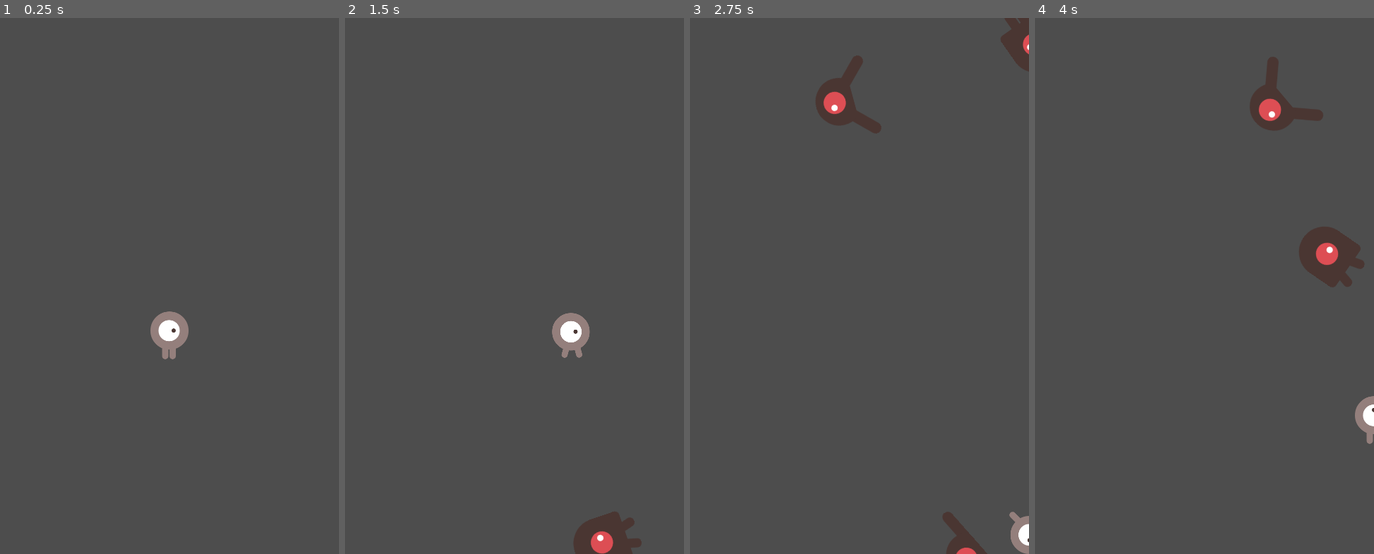
Above: before the commit, frames 1-4 (left to right).
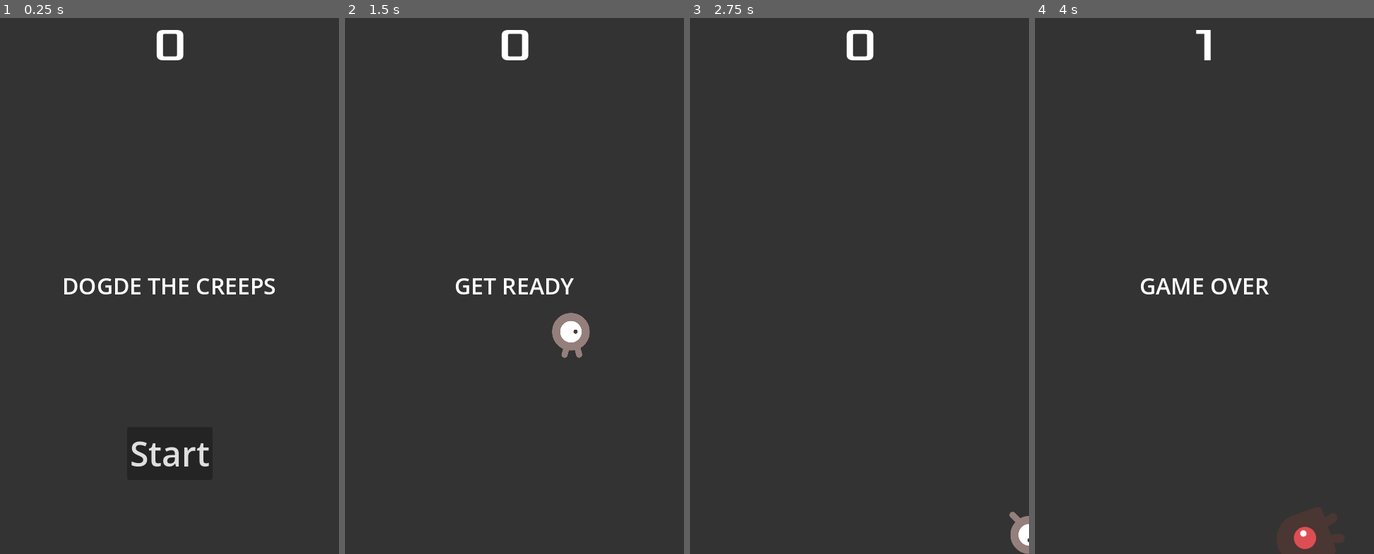
Above: after the commit, the same moments.

Repository: birdsrunningmedia-art/dodge-the-creeps
Game: Godot game, scene res://scenes/main.tscn
Same seed, same stepped clock (60 frames per second), same inputs: the game is played once before the commit and once after it.
Inputs (mouse positions are in pixels of both pictures, inside the frame that each line leads up to):
- Up to frame 1 (0.25 s): no input
- Up to frame 2 (1.5 s): click (514, 452) at 0.5 s, where only the run after the commit has a clickable "Start"; hold Right (move_right) from 1.28 s (still down)
- Up to frame 3 (2.75 s): release Right (move_right) at 2.03 s; hold Down (move_down) from 2.03 s (still down)
- Up to frame 4 (4 s): release Down (move_down) at 2.78 s; hold Right (move_right) 2.78-3.53 s; hold Up (move_up) from 3.53 s (still down)

The runs differ from the first frame. In frame 1, 100% of the frame differs, in the area x 0-100%, y 0-100%; in frame 2, 98%; in frame 3, 98%; in frame 4, 98%.

Commit message:
finished the 2d game

Diff:
--- a/project.godot
+++ b/project.godot
@@ -26,24 +26,38 @@
 "deadzone": 0.2,
 "events": [Object(InputEventKey,"resource_local_to_scene":false,"resource_name":"","device":0,"window_id":0,"alt_presse …(194 unchanged characters)…
 , Object(InputEventKey,"resource_local_to_scene":false,"resource_name":"","device":0,"window_id":0,"alt_pressed":false,"shift_pressed":false,"ctrl_pressed":false,"meta_pressed":false,"pressed":false,"keycode":0,"physical_keycode":68,"key_label":0,"unicode":0,"location":0,"echo":false,"script":null)
+, null, null, Object(InputEventJoypadButton,"resource_local_to_scene":false,"resource_name":"","device":-1,"button_index":14,"pressure":0.0,"pressed":false,"script":null)
+, null, Object(InputEventJoypadMotion,"resource_local_to_scene":false,"resource_name":"","device":-1,"axis":0,"axis_value":1.0,"script":null)
 ]
 }
 move_left={
 "deadzone": 0.2,
 "events": [Object(InputEventKey,"resource_local_to_scene":false,"resource_name":"","device":0,"window_id":0,"alt_presse …(194 unchanged characters)…
 , Object(InputEventKey,"resource_local_to_scene":false,"resource_name":"","device":0,"window_id":0,"alt_pressed":false,"shift_pressed":false,"ctrl_pressed":false,"meta_pressed":false,"pressed":false,"keycode":0,"physical_keycode":65,"key_label":0,"unicode":0,"location":0,"echo":false,"script":null)
+, Object(InputEventJoypadButton,"resource_local_to_scene":false,"resource_name":"","device":-1,"button_index":13,"pressure":0.0,"pressed":false,"script":null)
+, Object(InputEventJoypadMotion,"resource_local_to_scene":false,"resource_name":"","device":-1,"axis":0,"axis_value":-1.0,"script":null)
 ]
 }
 move_up={
 "deadzone": 0.2,
 "events": [Object(InputEventKey,"resource_local_to_scene":false,"resource_name":"","device":0,"window_id":0,"alt_presse …(194 unchanged characters)…
 , Object(InputEventKey,"resource_local_to_scene":false,"resource_name":"","device":0,"window_id":0,"alt_pressed":false,"shift_pressed":false,"ctrl_pressed":false,"meta_pressed":false,"pressed":false,"keycode":0,"physical_keycode":87,"key_label":0,"unicode":0,"location":0,"echo":false,"script":null)
+, Object(InputEventJoypadButton,"resource_local_to_scene":false,"resource_name":"","device":-1,"button_index":11,"pressure":0.0,"pressed":false,"script":null)
+, Object(InputEventJoypadMotion,"resource_local_to_scene":false,"resource_name":"","device":-1,"axis":1,"axis_value":-1.0,"script":null)
 ]
 }
 move_down={
 "deadzone": 0.2,
 "events": [Object(InputEventKey,"resource_local_to_scene":false,"resource_name":"","device":0,"window_id":0,"alt_presse …(194 unchanged characters)…
 , Object(InputEventKey,"resource_local_to_scene":false,"resource_name":"","device":0,"window_id":0,"alt_pressed":false,"shift_pressed":false,"ctrl_pressed":false,"meta_pressed":false,"pressed":false,"keycode":0,"physical_keycode":83,"key_label":0,"unicode":0,"location":0,"echo":false,"script":null)
+, Object(InputEventJoypadButton,"resource_local_to_scene":false,"resource_name":"","device":-1,"button_index":12,"pressure":0.0,"pressed":false,"script":null)
+, Object(InputEventJoypadMotion,"resource_local_to_scene":false,"resource_name":"","device":-1,"axis":1,"axis_value":1.0,"script":null)
+]
+}
+start_game={
+"deadzone": 0.2,
+"events": [Object(InputEventKey,"resource_local_to_scene":false,"resource_name":"","device":0,"window_id":0,"alt_pressed":false,"shift_pressed":false,"ctrl_pressed":false,"meta_pressed":false,"pressed":false,"keycode":0,"physical_keycode":4194309,"key_label":0,"unicode":0,"location":0,"echo":false,"script":null)
+, Object(InputEventJoypadButton,"resource_local_to_scene":false,"resource_name":"","device":-1,"button_index":3,"pressure":0.0,"pressed":false,"script":null)
 ]
 }
 
--- /dev/null
+++ b/scenes/hud.tscn
@@ -0,0 +1,70 @@
+[gd_scene format=3 uid="uid://evu3qt6xiud"]
+
+[ext_resource type="FontFile" uid="uid://djwrv5oc6n8s" path="res://fonts/Xolonium-Regular.ttf" id="1_ahhtf"]
+[ext_resource type="Script" uid="uid://7txima81wrl" path="res://scripts/hud.gd" id="1_oo0fn"]
+
+[sub_resource type="InputEventAction" id="InputEventAction_oo0fn"]
+action = &"start_game"
+
+[sub_resource type="Shortcut" id="Shortcut_5ysmq"]
+events = [SubResource("InputEventAction_oo0fn")]
+
+[node name="HUD" type="CanvasLayer" unique_id=174642371]
+script = ExtResource("1_oo0fn")
+
+[node name="ScoreLabel" type="Label" parent="." unique_id=1482316171]
+anchors_preset = 5
+anchor_left = 0.5
+anchor_right = 0.5
+offset_left = -22.5
+offset_right = 22.5
+offset_bottom = 78.0
+grow_horizontal = 2
+theme_override_fonts/font = ExtResource("1_ahhtf")
+theme_override_font_sizes/font_size = 64
+text = "0"
+horizontal_alignment = 1
+vertical_alignment = 1
+
+[node name="Message" type="Label" parent="." unique_id=45413742]
+custom_minimum_size = Vector2(480, 100)
+anchors_preset = 8
+anchor_left = 0.5
+anchor_top = 0.5
+anchor_right = 0.5
+anchor_bottom = 0.5
+offset_left = -120.0
+offset_top = -11.5
+offset_right = 120.0
+offset_bottom = 11.5
+grow_horizontal = 2
+grow_vertical = 2
+theme_override_font_sizes/font_size = 32
+text = "Dogde The Creeps"
+horizontal_alignment = 1
+vertical_alignment = 1
+autowrap_mode = 2
+uppercase = true
+
+[node name="StartButton" type="Button" parent="." unique_id=847287089]
+anchors_preset = 7
+anchor_left = 0.5
+anchor_top = 1.0
+anchor_right = 0.5
+anchor_bottom = 1.0
+offset_left = -60.5
+offset_top = -180.0
+offset_right = 60.5
+offset_bottom = -105.0
+grow_horizontal = 2
+grow_vertical = 0
+theme_override_font_sizes/font_size = 48
+shortcut = SubResource("Shortcut_5ysmq")
+text = "Start"
+
+[node name="MessageTimer" type="Timer" parent="." unique_id=1848808734]
+wait_time = 2.0
+one_shot = true
+
+[connection signal="pressed" from="StartButton" to="." method="_on_start_button_pressed"]
+[connection signal="timeout" from="MessageTimer" to="." method="_on_message_timer_timeout"]
--- a/scenes/main.tscn
+++ b/scenes/main.tscn
@@ -3,6 +3,9 @@
 [ext_resource type="PackedScene" uid="uid://c8jt4xu7ehfhf" path="res://scenes/player.tscn" id="1_o5qli"]
 [ext_resource type="Script" uid="uid://b0xxj0ibdu4fu" path="res://scripts/main.gd" id="1_sugp2"]
 [ext_resource type="PackedScene" uid="uid://wxffv4cvmwg1" path="res://scenes/mob.tscn" id="2_jyhfs"]
+[ext_resource type="PackedScene" uid="uid://evu3qt6xiud" path="res://scenes/hud.tscn" id="4_jyhfs"]
+[ext_resource type="AudioStream" uid="uid://b4wlvdgacbqgh" path="res://art/House In a Forest Loop.ogg" id="5_tefeu"]
+[ext_resource type="AudioStream" uid="uid://dhvk34e70eme4" path="res://art/gameover.wav" id="6_o6xl0"]
 
 [sub_resource type="Curve2D" id="Curve2D_0wfyh"]
 _data = {
@@ -14,6 +17,20 @@
 script = ExtResource("1_sugp2")
 mob_scene = ExtResource("2_jyhfs")
 
+[node name="ColorRect" type="ColorRect" parent="." unique_id=1202571100]
+anchors_preset = 8
+anchor_left = 0.5
+anchor_top = 0.5
+anchor_right = 0.5
+anchor_bottom = 0.5
+offset_left = -240.0
+offset_top = -380.0
+offset_right = 240.0
+offset_bottom = 380.0
+grow_horizontal = 2
+grow_vertical = 2
+color = Color(0.2, 0.2, 0.2, 1)
+
 [node name="Player" parent="." unique_id=1661479386 instance=ExtResource("1_o5qli")]
 
 [node name="StartPosition" type="Marker2D" parent="." unique_id=697858215]
@@ -21,7 +38,6 @@
 
 [node name="MobTimer" type="Timer" parent="." unique_id=986612066]
 wait_time = 0.5
-autostart = true
 
 [node name="ScoreTimer" type="Timer" parent="." unique_id=1798340413]
 
@@ -36,7 +52,16 @@
 position = Vector2(-7, -6)
 rotation = 0.008230267
 
+[node name="HUD" parent="." unique_id=174642371 instance=ExtResource("4_jyhfs")]
+
+[node name="Music" type="AudioStreamPlayer2D" parent="." unique_id=816312089]
+stream = ExtResource("5_tefeu")
+
+[node name="DeathSound" type="AudioStreamPlayer2D" parent="." unique_id=1009179527]
+stream = ExtResource("6_o6xl0")
+
 [connection signal="hit" from="Player" to="." method="game_over"]
 [connection signal="timeout" from="MobTimer" to="." method="_on_mob_timer_timeout"]
 [connection signal="timeout" from="ScoreTimer" to="." method="_on_score_timer_timeout"]
 [connection signal="timeout" from="StartTimer" to="." method="_on_start_timer_timeout"]
+[connection signal="start_game" from="HUD" to="." method="new_game"]
--- a/scenes/mob.tscn
+++ b/scenes/mob.tscn
@@ -62,7 +62,7 @@
 	pass
 "
 
-[node name="Mob" type="RigidBody2D" unique_id=1223672002]
+[node name="Mob" type="RigidBody2D" unique_id=1223672002 groups=["mobs"]]
 collision_mask = 0
 gravity_scale = 0.0
 script = ExtResource("1_ebxvl")
--- /dev/null
+++ b/scripts/hud.gd
@@ -0,0 +1,41 @@
+extends CanvasLayer
+
+# Notifies `Main` node that the button has been pressed
+signal start_game
+
+# Called when the node enters the scene tree for the first time.
+func _ready() -> void:
+	pass # Replace with function body.
+
+
+# Called every frame. 'delta' is the elapsed time since the previous frame.
+func _process(delta: float) -> void:
+	pass
+
+func show_message(text):
+	$Message.text = text
+	$Message.show()
+	$MessageTimer.start()
+
+func show_game_over():
+	show_message("Game Over")
+	# Wait until the MessageTimer has counted down.
+	await $MessageTimer.timeout
+
+	$Message.text = "Dodge the Creeps!"
+	$Message.show()
+	# Make a one-shot timer and wait for it to finish.
+	await get_tree().create_timer(1.0).timeout
+	$StartButton.show()
+
+func update_score(score):
+	$ScoreLabel.text = str(score)
+
+
+func _on_start_button_pressed() -> void:
+	$StartButton.hide()
+	start_game.emit()
+
+
+func _on_message_timer_timeout() -> void:
+	$Message.hide()
--- a/scripts/main.gd
+++ b/scripts/main.gd
@@ -1,80 +1,66 @@
 extends Node
 
-# Scene used to create new mobs during gameplay.
 @export var mob_scene: PackedScene
-
-# Tracks the player's score.
 var score
 
+# Called when the node enters the scene tree for the first time.
+func _ready():
+	pass
 
-# Called once when this node enters the scene tree.
-func _ready():
-	new_game()
-
-
-# Called every frame.
-func _process(delta: float) -> void:
+# Called every frame. 'delta' is the elapsed time since the previous frame.
+func _process(delta):
 	pass
 
 
-# Called when the player emits the "hit" signal.
-# Stops the game by stopping the timers that create mobs and score points.
-func game_over() -> void:
+func new_game():
+	score = 0
+	$Player.start($StartPosition.position)
+	$StartTimer.start()
+	$HUD.update_score(score)
+	$HUD.show_message("Get Ready")
+	get_tree().call_group("mobs", "queue_free")
+	$Music.play()
+
+
+func game_over():
 	$ScoreTimer.stop()
 	$MobTimer.stop()
+	$HUD.show_game_over()
+	$Music.stop()
+	$DeathSound.play()
 
 
-# Resets the game state and starts a new round.
-func new_game():
-	score = 0
-
-	# Reset the player to the starting position and enable control.
-	$Player.start($StartPosition.position)
-
-	# Start the delay before mobs begin spawning.
-	$ScoreTimer.start()
-
-
-# Called whenever the MobTimer times out.
-# Creates and launches a new mob from a random point on the spawn path.
 func _on_mob_timer_timeout():
-	# Create a new mob instance from the Mob scene.
+	# Create a new instance of the Mob scene.
 	var mob = mob_scene.instantiate()
 
-	# PathFollow2D used to pick a random spawn position on the Path2D.
-	var mob_spawn_location = $MobPath/MobSpawnLocation
-
-	# Move to a random point along the path.
+	# Choose a random location on Path2D.
+	var mob_spawn_location = get_node("MobPath/MobSpawnLocation")
 	mob_spawn_location.progress_ratio = randf()
 
-	# Place the mob at the selected position.
+	# Set the mob's direction perpendicular to the path direction.
+	var direction = mob_spawn_location.rotation + PI / 2
+
+	# Set the mob's position to a random location.
 	mob.position = mob_spawn_location.position
 
-	# Get the direction perpendicular to the path.
-	var direction = mob_spawn_location.rotation + PI / 2
-
-	# Add some randomness so mobs spread out.
+	# Add some randomness to the direction.
 	direction += randf_range(-PI / 4, PI / 4)
-
-	# Rotate the mob to face its movement direction.
 	mob.rotation = direction
 
-	# Create a random speed and convert it into a velocity vector.
+	# Choose the velocity for the mob.
 	var velocity = Vector2(randf_range(150.0, 250.0), 0.0)
 	mob.linear_velocity = velocity.rotated(direction)
 
-	# Add the mob to the scene so it becomes active.
+	# Spawn the mob by adding it to the Main scene.
 	add_child(mob)
 
 
-# Called every second (or whatever interval ScoreTimer uses).
-# Increases the player's score over time.
-func _on_score_timer_timeout() -> void:
+func _on_score_timer_timeout():
 	score += 1
+	$HUD.update_score(score)
 
 
-# Called when the StartTimer finishes.
-# Begins spawning mobs and counting score.
-func _on_start_timer_timeout() -> void:
+func _on_start_timer_timeout():
 	$MobTimer.start()
 	$ScoreTimer.start()
Not shown, added: scripts/hud.gd.uid
